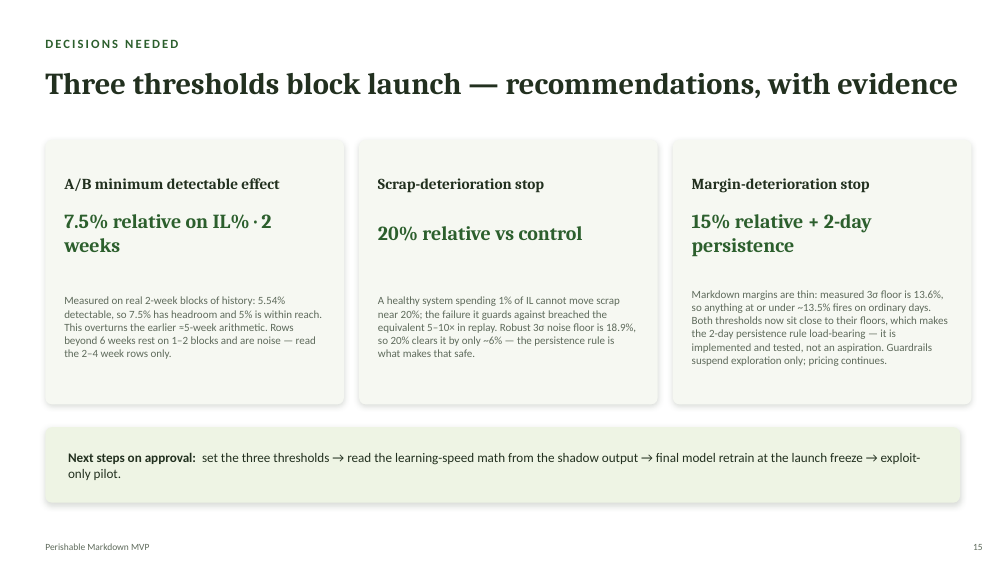
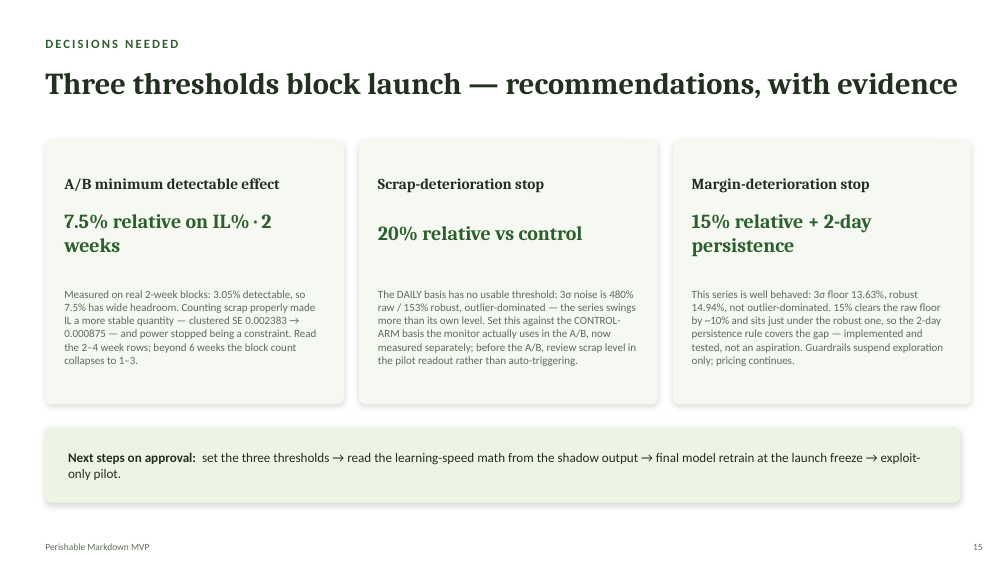
Before and after one commit to Kamalyunus/fresh-markdown, a slide deck: slide 15 of docs/perishable_markdown_tech_deck.pptx. Drawn at 1008x567 pixels with LibreOffice and Linux fonts; fonts in the diff are those of the drawing. Boxes give left, top, right and bottom in pixels: in the first picture for what was removed or moved away, otherwise in the second. Text is boxed around its words. In the diff, an @@ line names an element or a change of style, - is before the commit and + after.

```diff
--- a/docs/perishable_markdown_tech_deck.pptx
+++ b/docs/perishable_markdown_tech_deck.pptx
@@ text at [64, 290, 316, 366]: text changed @@
-Measured on real 2-week blocks of history: 5.54% detectable, so 7.5% has headroom and 5% is within reach. This overturns the earlier ≈5-week arithmetic. Rows beyond 6 weeks rest on 1–2 blocks and are noise — read the 2–4 week rows only.
+Measured on real 2-week blocks: 3.05% detectable, so 7.5% has wide headroom. Counting scrap properly made IL a more stable quantity — clustered SE 0.002383 → 0.000875 — and power stopped being a constraint. Read the 2–4 week rows; beyond 6 weeks the block count collapses to 1–3.
@@ text at [378, 290, 636, 366]: text changed @@
-A healthy system spending 1% of IL cannot move scrap near 20%; the failure it guards against breached the equivalent 5–10× in replay. Robust 3σ noise floor is 18.9%, so 20% clears it by only ~6% — the persistence rule is what makes that safe.
+The DAILY basis has no usable threshold: 3σ noise is 480% raw / 153% robust, outlier-dominated — the series swings more than its own level. Set this against the CONTROL-ARM basis the monitor actually uses in the A/B, now measured separately; before the A/B, review scrap level in the pilot readout rather than auto-triggering.
@@ text at [692, 290, 943, 366]: text changed @@
-Markdown margins are thin: measured 3σ floor is 13.6%, so anything at or under ~13.5% fires on ordinary days. Both thresholds now sit close to their floors, which makes the 2-day persistence rule load-bearing — it is implemented and tested, not an aspiration. Guardrails suspend exploration only; pricing continues.
+This series is well behaved: 3σ floor 13.63%, robust 14.94%, not outlier-dominated. 15% clears the raw floor by ~10% and sits just under the robust one, so the 2-day persistence rule covers the gap — implemented and tested, not an aspiration. Guardrails suspend exploration only; pricing continues.
```
Also in this commit, not shown: 9 other slides changed, 4 other files.
